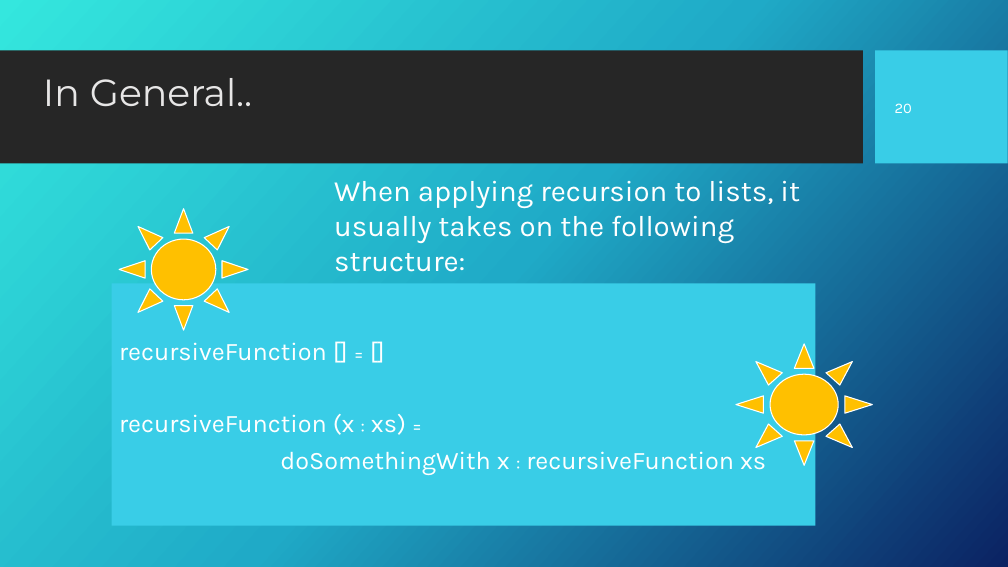
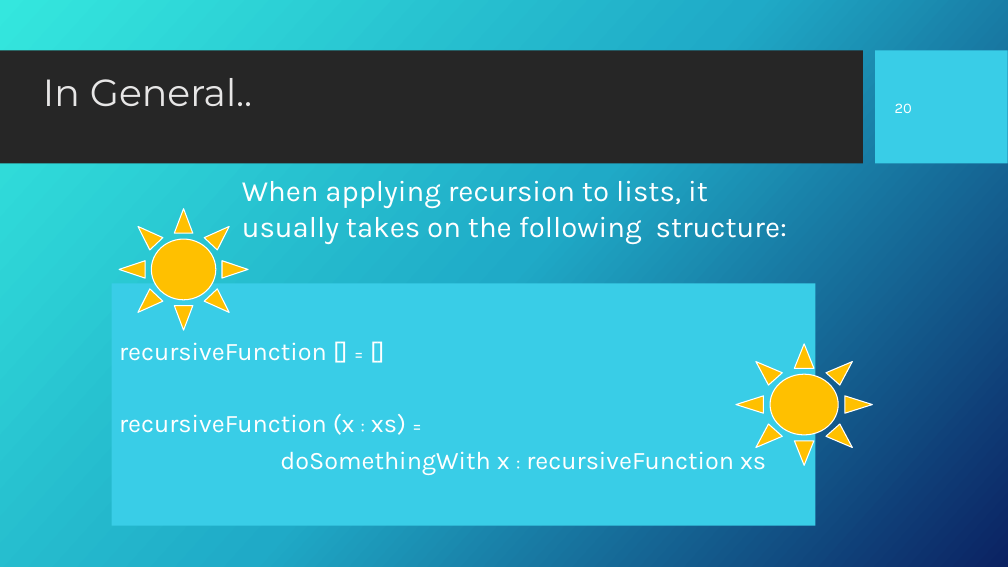
Before and after one commit to Fun-Prog-26/fun-prog-26, a slide deck: slide 21 of topic07-recursive-functions/unit-07a-lectures/talk-1/a-recursion.pptx. Drawn at 1008x567 pixels with LibreOffice and Linux fonts; fonts in the diff are those of the drawing; background and template pictures are left out. Boxes give left, top, right and bottom in pixels: in the first picture for what was removed or moved away, otherwise in the second. Text is boxed around its words. In the diff, an @@ line names an element or a change of style, - is before the commit and + after.

Commit message:
update topic 7 - recursion

```diff
--- a/topic07-recursive-functions/unit-07a-lectures/talk-1/a-recursion.pptx
+++ b/topic07-recursive-functions/unit-07a-lectures/talk-1/a-recursion.pptx
@@ text "When applying recursion to lists, ..." rewrapped from bbox=[334, 181, 800, 272] to bbox=[242, 181, 787, 244] @@
```
Also in this commit, not shown: 4 other slides changed, 21 other files.
